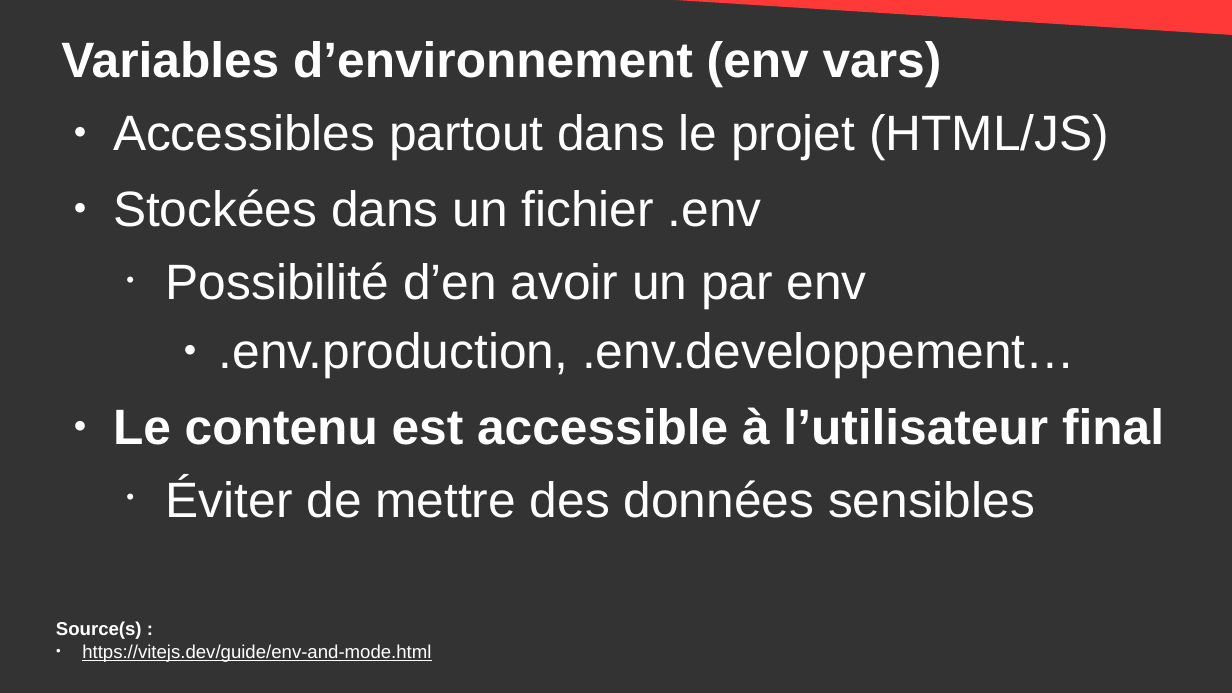
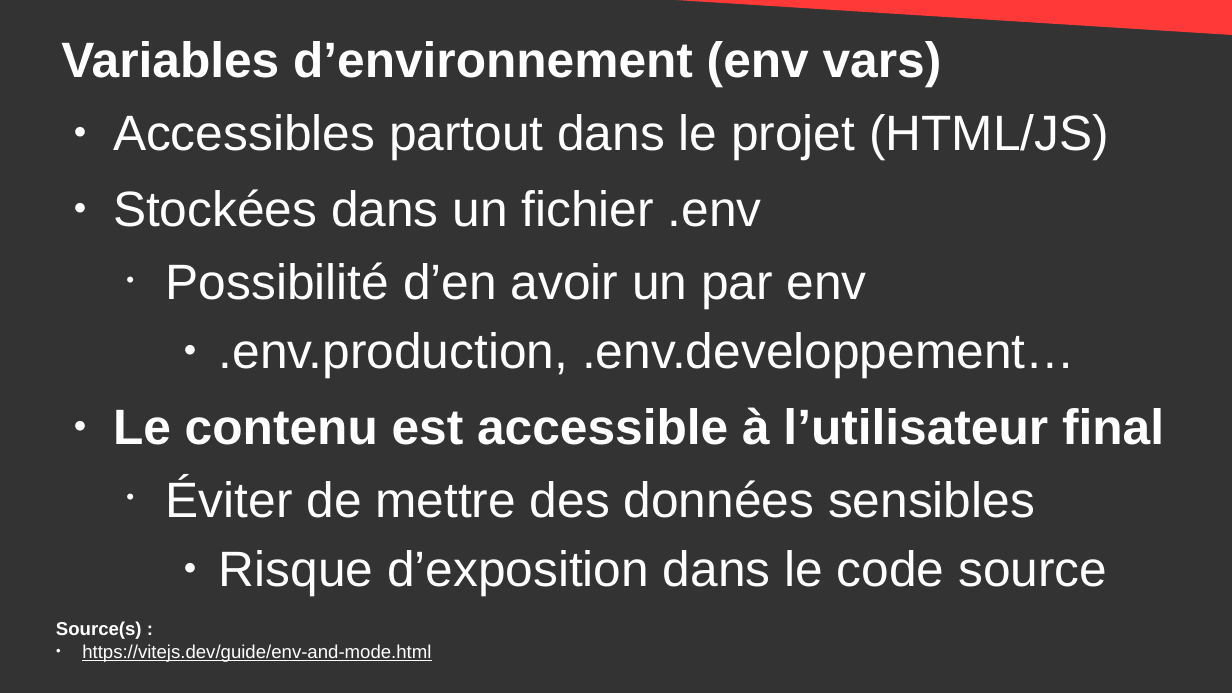
Before and after one commit to DanYellow/cours, a slide deck: slide 47 of developpement-front-s5/travaux-pratiques/numero-4/presentation.odp (slide 45 before the commit). Drawn at 1232x693 pixels with LibreOffice and Linux fonts; fonts in the diff are those of the drawing. Boxes give left, top, right and bottom in pixels: in the first picture for what was removed or moved away, otherwise in the second. Text is boxed around its words. In the diff, an @@ line names an element or a change of style, - is before the commit and + after.

```diff
--- a/developpement-front-s5/travaux-pratiques/numero-4/presentation.odp
+++ b/developpement-front-s5/travaux-pratiques/numero-4/presentation.odp
@@ text at box(219, 550, 1107, 595): paragraph added @@
+    ● Risque d’exposition dans le code source
```
Also in this commit, not shown: 13 other slides changed, 2 slides added, 4 other files.
